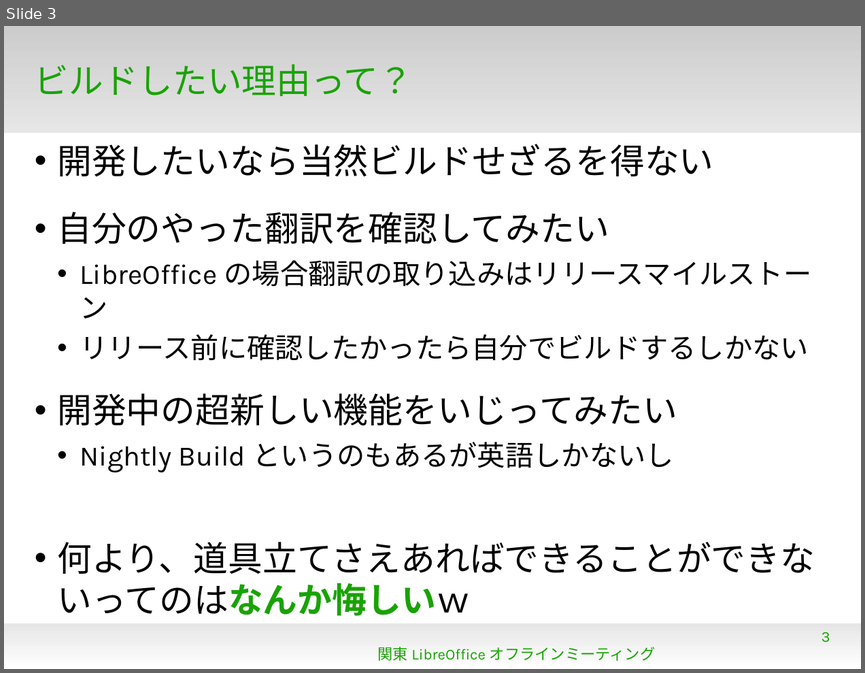
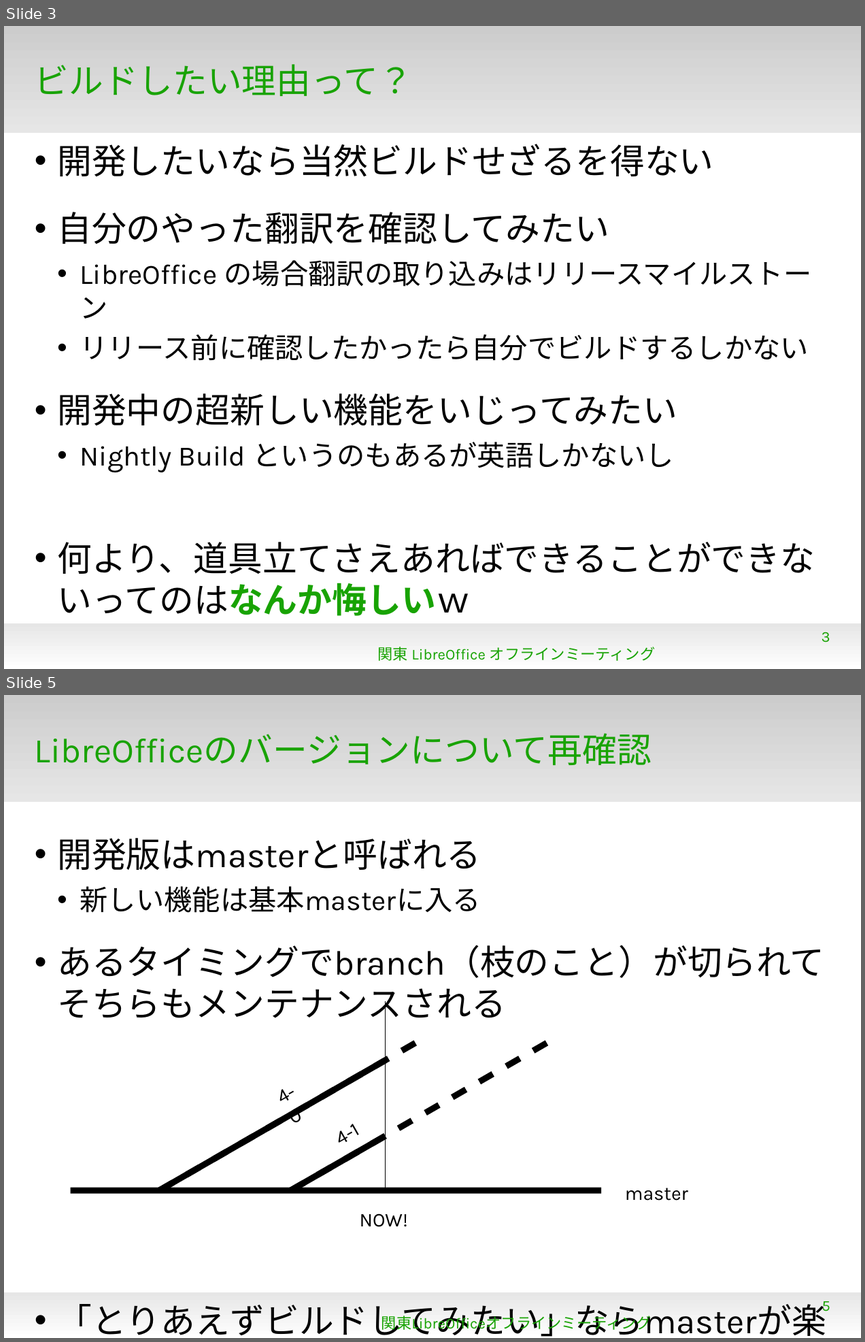
Before and after one commit to naruoga/KantoLibreOffice, a slide deck: Sep2013/BuildLinuxBasic.odp. Shown one above the other, each under a label of ours: slide 3 before the commit, slides 3 and 5 after it; the slides between them are not shown. The pictures are 865x673 and 865x1342 pixels, drawn with LibreOffice and Linux fonts; fonts in the diff are those of the drawing; background and template pictures are left out. Boxes give left, top, right and bottom in pixels: in the first picture for what was removed or moved away, otherwise in the second. Text is boxed around its words. In the diff, an @@ line names an element or a change of style, - is before the commit and + after.

```diff
--- a/Sep2013/BuildLinuxBasic.odp
+++ b/Sep2013/BuildLinuxBasic.odp
@@ slide 5 added at (4, 695, 861, 1338), background #FFFFFF; not listed: 2 template elements that a slide beside it also shows @@
@@ title added at (35, 733, 651, 765), 32 pt, text #18A303 @@
+LibreOfficeのバージョンについて再確認
@@ text added at (57, 838, 826, 1336), 32 pt, text #000000 @@
+• 開発版はmasterと呼ばれる
+  • 新しい機能は基本masterに入る
+• あるタイミングでbranch（枝のこと）が切られてそちらもメンテナンスされる
+• 「とりあえずビルドしてみたい」ならmasterが楽（かも
@@ line added from (385, 1001) to (385, 1190), #000000 0 pt @@
@@ line added from (160, 1190) to (422, 1038), #000000 5.67 pt @@
@@ line added from (291, 1190) to (553, 1038), #000000 5.67 pt @@
@@ line added from (160, 1190) to (385, 1060), #000000 5.67 pt @@
@@ text added at (281, 1089, 303, 1122), 18 pt, text #000000 @@
+4-0
@@ line added from (291, 1190) to (385, 1136), #000000 5.67 pt @@
@@ text added at (340, 1123, 361, 1150), 18 pt, text #000000 @@
+4-1
@@ line added from (70, 1190) to (601, 1190), #000000 5.67 pt @@
@@ text added at (625, 1187, 688, 1200), 18 pt, text #000000 @@
+master
@@ text added at (360, 1213, 408, 1227), 18 pt, text #000000 @@
+NOW!
@@ page number added at (821, 1301, 830, 1311), 14 pt, text #18A303 @@
+5
@@ text added at (381, 1312, 651, 1331), 14 pt, text #18A303 @@
+関東LibreOfficeオフラインミーティング
```
Also in this commit, not shown: 2 slides changed, 4 other slides added, 3 other files.
